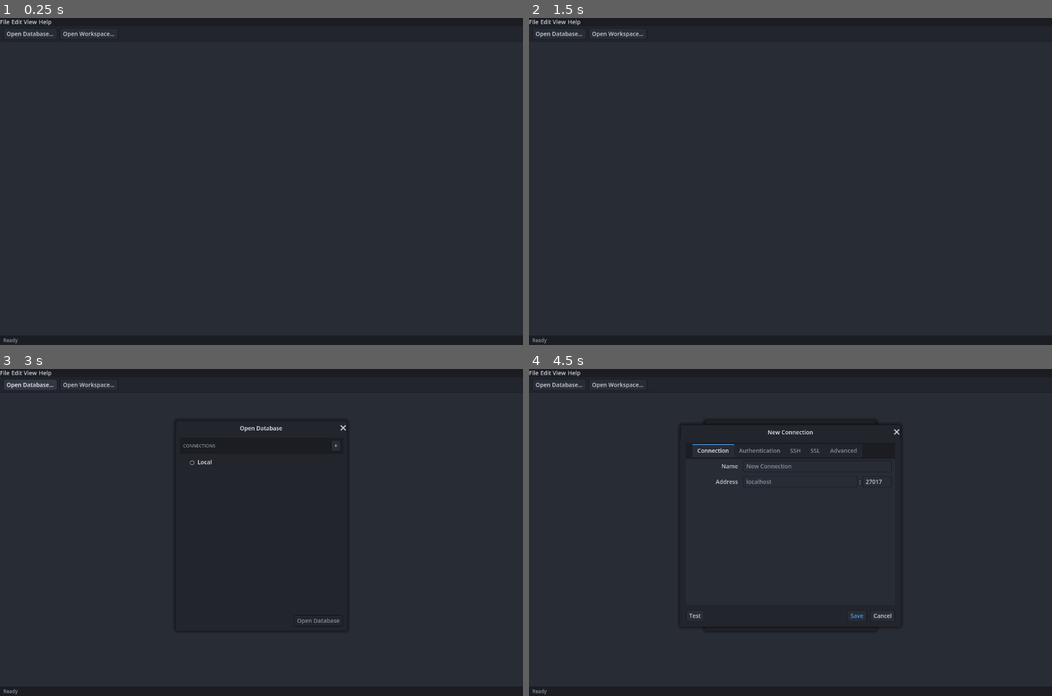
Above: before the commit, frames 1-4 (two rows, left to right).
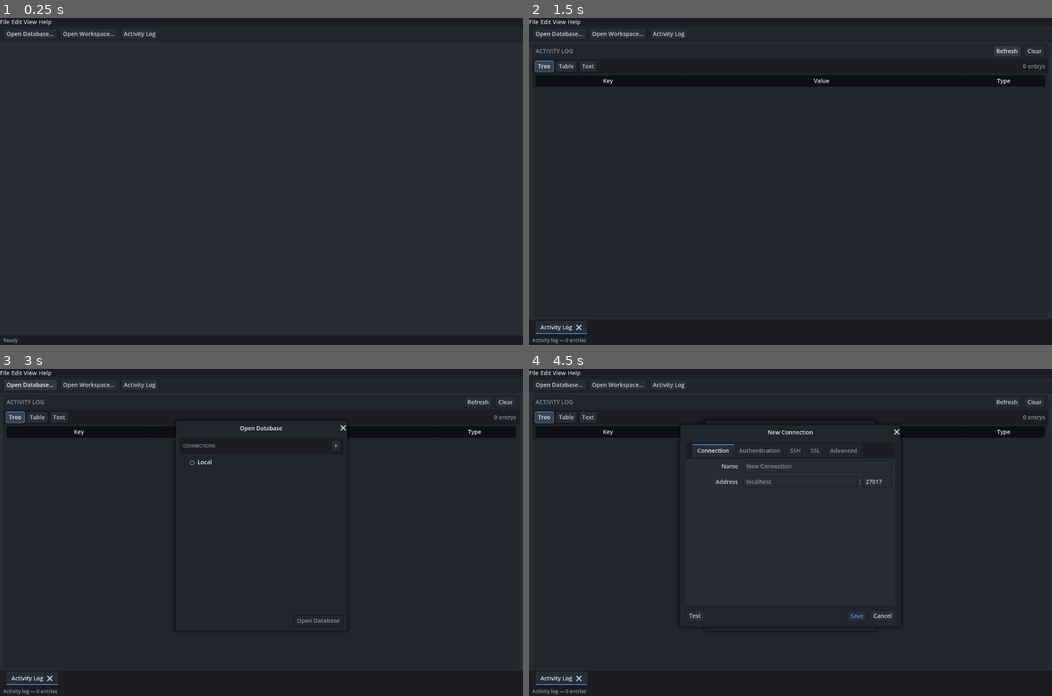
Above: after the commit, the same moments.

Repository: pierre-lehnen-rc/debris
Game: Godot game, scene res://source/ui/main.tscn
Two runs of this game, one before a commit and one after it. Both use one fixed random seed, a clock stepped at 60 frames per second and the inputs below.
Inputs (mouse positions are in pixels of both pictures, inside the frame that each line leads up to):
- Up to frame 1 (0.25 s): no input
- Up to frame 2 (1.5 s): click (670, 34) at 0.5 s, where only the run after the commit has a clickable "Activity Log"; click (1004, 50) at 1.25 s, where only the run after the commit has a clickable "Refresh"
- Up to frame 3 (3 s): click (507, 401) at 2 s, where only the run after the commit has a clickable "Clear"; click "Open Database…" at 2.75 s
- Up to frame 4 (4.5 s): click "Open Workspace…" at 3.5 s; click "+" at 4.25 s

The runs differ from the first frame. In frame 1, less than 0.1% of the frame differs, in the area x 23-30%, y 4-6%; in frame 2, 3.8%, in the area x 0-99%, y 4-100%; in frame 3, 2.7%; in frame 4, 2.3%.

Commit message:
Add an activity log tab recording every backend action
Record each MongoDB and Rocket.Chat call (action, target, result/error,
duration) in a new ActivityLog autoload at the request chokepoints, and
add a tab that reviews them through the same results view as queries.

Co-Authored-By: Claude Opus 4.7 <noreply@anthropic.com>

Diff:
--- a/client/project.godot
+++ b/client/project.godot
@@ -17,6 +17,7 @@
 
 [autoload]
 
+ActivityLog="*res://source/data/activity_log.gd"
 Backend="*res://source/data/backend.gd"
 RocketChat="*res://source/data/rocket_chat.gd"
 
--- /dev/null
+++ b/client/source/data/activity_log.gd
@@ -0,0 +1,58 @@
+extends Node
+
+## In-memory record of every action the app runs against a backend, so the user
+## can review what happened and what came back. Registered as the `ActivityLog`
+## autoload. Both data clients (Backend for MongoDB, RocketChat for the REST API)
+## call record() at their request chokepoints; the Activity Log tab renders the
+## entries and listens to entry_added for live updates.
+##
+## Each entry is a Dictionary shaped as:
+##   {
+##     time: String,     # local "HH:MM:SS" when the action completed
+##     source: String,   # "mongo" | "rocketchat"
+##     action: String,   # operation name, e.g. "find" or "GET /api/…"
+##     target: String,   # what it acted on, e.g. "mydb.users" or a URL path
+##     ok: bool,         # whether the call succeeded
+##     result: String,   # human summary of the payload ("28 results", …)
+##     error: String,    # error message when ok is false, else ""
+##     ms: int,          # wall-clock duration in milliseconds
+##   }
+
+## Emitted whenever a new entry is recorded, so open log tabs can append live.
+signal entry_added(entry: Dictionary)
+
+## Keep the log bounded; oldest entries are dropped once this is exceeded.
+const MAX_ENTRIES := 1000
+
+var _entries: Array = []
+
+
+## Append an action to the log. Callers supply everything except the timestamp,
+## which is stamped here so all entries share one clock. Missing keys are filled
+## with sensible defaults so partial dictionaries are safe.
+func record(entry: Dictionary) -> void:
+	var stamped := {
+		"time": Time.get_time_string_from_system(),
+		"source": entry.get("source", ""),
+		"action": entry.get("action", ""),
+		"target": entry.get("target", ""),
+		"ok": entry.get("ok", false),
+		"result": entry.get("result", ""),
+		"error": entry.get("error", ""),
+		"ms": entry.get("ms", 0),
+	}
+	_entries.append(stamped)
+	if _entries.size() > MAX_ENTRIES:
+		_entries = _entries.slice(_entries.size() - MAX_ENTRIES)
+	entry_added.emit(stamped)
+
+
+## All recorded entries, oldest first. Returns a copy so callers can reorder or
+## trim without disturbing the log.
+func entries() -> Array:
+	return _entries.duplicate()
+
+
+## Drop every recorded entry.
+func clear() -> void:
+	_entries.clear()
--- a/client/source/data/backend.gd
+++ b/client/source/data/backend.gd
@@ -145,6 +145,13 @@
 
 # Internals -------------------------------------------------------------------
 func _post(path: String, body: Dictionary) -> Dictionary:
+	var started := Time.get_ticks_msec()
+	var outcome := await _do_post(path, body)
+	_log(path, body, outcome, Time.get_ticks_msec() - started)
+	return outcome
+
+
+func _do_post(path: String, body: Dictionary) -> Dictionary:
 	var http := HTTPRequest.new()
 	http.timeout = REQUEST_TIMEOUT_SECONDS
 	add_child(http)
@@ -174,3 +181,38 @@
 	if parsed is Dictionary and parsed.get("error") is Dictionary:
 		message = parsed["error"].get("message", message)
 	return {"ok": false, "data": parsed, "error": message}
+
+
+## Record a completed MongoDB action in the shared ActivityLog. The action is the
+## endpoint name (path minus the "/api/" prefix); the target is the collection
+## (or database) the body addressed.
+func _log(path: String, body: Dictionary, outcome: Dictionary, ms: int) -> void:
+	var target: String = body.get("database", "")
+	if body.has("collection"):
+		target = "%s.%s" % [target, body["collection"]]
+	ActivityLog.record({
+		"source": "mongo",
+		"action": path.trim_prefix("/api/"),
+		"target": target,
+		"ok": outcome.get("ok", false),
+		"result": _summarize(outcome.get("data")) if outcome.get("ok", false) else "",
+		"error": outcome.get("error", ""),
+		"ms": ms,
+	})
+
+
+## Human-readable summary of a response payload for the log: arrays report their
+## length, count-style objects report the number they carry, other objects count
+## as one result, and null/empty as none.
+func _summarize(data: Variant) -> String:
+	if data is Array:
+		var n: int = data.size()
+		return "%d result%s" % [n, "" if n == 1 else "s"]
+	if data is Dictionary:
+		for key in ["count", "deletedCount", "modifiedCount", "insertedCount", "matchedCount"]:
+			if data.has(key):
+				return "%s: %s" % [key, data[key]]
+		return "1 result"
+	if data == null:
+		return "no result"
+	return "1 result"
--- a/client/source/data/rocket_chat.gd
+++ b/client/source/data/rocket_chat.gd
@@ -34,6 +34,34 @@
 
 # Internals -------------------------------------------------------------------
 func _request(
+	workspace: Dictionary, method: int, path: String, query: Dictionary, body: Dictionary
+) -> Dictionary:
+	var started := Time.get_ticks_msec()
+	var outcome := await _do_request(workspace, method, path, query, body)
+	ActivityLog.record({
+		"source": "rocketchat",
+		"action": _method_name(method),
+		"target": path,
+		"ok": outcome.get("ok", false),
+		"result": "HTTP %d" % outcome.get("status", 0) if outcome.get("ok", false) else "",
+		"error": outcome.get("error", ""),
+		"ms": Time.get_ticks_msec() - started,
+	})
+	return outcome
+
+
+## Turn an HTTPClient.METHOD_* constant into its HTTP verb for the log.
+func _method_name(method: int) -> String:
+	match method:
+		HTTPClient.METHOD_GET: return "GET"
+		HTTPClient.METHOD_POST: return "POST"
+		HTTPClient.METHOD_PUT: return "PUT"
+		HTTPClient.METHOD_DELETE: return "DELETE"
+		HTTPClient.METHOD_PATCH: return "PATCH"
+		_: return "HTTP"
+
+
+func _do_request(
 	workspace: Dictionary, method: int, path: String, query: Dictionary, body: Dictionary
 ) -> Dictionary:
 	var base := _base_url(workspace)
--- /dev/null
+++ b/client/source/ui/log/activity_log_tab.gd
@@ -0,0 +1,69 @@
+class_name ActivityLogTab
+extends VBoxContainer
+
+## A read-only view of the app's action history. Every MongoDB and Rocket.Chat
+## call is recorded in the ActivityLog autoload; this tab renders those entries
+## through the same ResultsView the query tabs use (newest first), so the user
+## reviews logs exactly like they review query results. It refreshes live as new
+## actions run, and offers Clear to empty the log.
+## Layout lives in activity_log_tab.tscn.
+
+signal status_changed(text: String)
+
+@onready var _toolbar: PanelContainer = %Toolbar
+@onready var _title: Label = %Title
+@onready var _results: ResultsView = %Results
+
+
+func _ready() -> void:
+	_apply_style()
+	# The log isn't paginated Mongo data; it's a flat, bounded list.
+	_results.set_pagination_enabled(false)
+	_results.set_item_noun("entry")
+	ActivityLog.entry_added.connect(_on_entry_added)
+	_refresh()
+
+
+func tab_title() -> String:
+	return "Activity Log"
+
+
+## Exposes the results view so callers can drive its view mode if needed.
+func results() -> ResultsView:
+	return _results
+
+
+func _apply_style() -> void:
+	var sb := AppTheme._flat(AppTheme.BG_DARK, 0)
+	sb.content_margin_left = 8
+	sb.content_margin_right = 8
+	sb.content_margin_top = 5
+	sb.content_margin_bottom = 5
+	_toolbar.add_theme_stylebox_override("panel", sb)
+	_title.add_theme_color_override("font_color", AppTheme.TEXT_DIM)
+
+
+## Reload the whole page from the log, newest first.
+func _refresh() -> void:
+	var entries := ActivityLog.entries()
+	entries.reverse()
+	_results.show_page(entries)
+	status_changed.emit("Activity log — %d entr%s" % [
+		entries.size(), "y" if entries.size() == 1 else "ies",
+	])
+
+
+# Wired in activity_log_tab.tscn ----------------------------------------------
+func _on_refresh_pressed() -> void:
+	_refresh()
+
+
+func _on_clear_pressed() -> void:
+	ActivityLog.clear()
+	_refresh()
+
+
+## A new action was logged while this tab is open — re-render so it appears
+## without the user having to refresh by hand.
+func _on_entry_added(_entry: Dictionary) -> void:
+	_refresh()
--- /dev/null
+++ b/client/source/ui/log/activity_log_tab.tscn
@@ -0,0 +1,40 @@
+[gd_scene format=3]
+
+[ext_resource type="Script" path="res://source/ui/log/activity_log_tab.gd" id="1_altab"]
+[ext_resource type="PackedScene" path="res://source/ui/database/results_view.tscn" id="2_res"]
+
+[node name="ActivityLogTab" type="VBoxContainer"]
+theme_override_constants/separation = 0
+script = ExtResource("1_altab")
+
+[node name="Toolbar" type="PanelContainer" parent="."]
+unique_name_in_owner = true
+layout_mode = 2
+
+[node name="Row" type="HBoxContainer" parent="Toolbar"]
+layout_mode = 2
+theme_override_constants/separation = 8
+
+[node name="Title" type="Label" parent="Toolbar/Row"]
+unique_name_in_owner = true
+layout_mode = 2
+size_flags_horizontal = 3
+text = "ACTIVITY LOG"
+
+[node name="RefreshBtn" type="Button" parent="Toolbar/Row"]
+layout_mode = 2
+focus_mode = 0
+text = "Refresh"
+
+[node name="ClearBtn" type="Button" parent="Toolbar/Row"]
+layout_mode = 2
+focus_mode = 0
+text = "Clear"
+
+[node name="Results" parent="." instance=ExtResource("2_res")]
+unique_name_in_owner = true
+layout_mode = 2
+size_flags_vertical = 3
+
+[connection signal="pressed" from="Toolbar/Row/RefreshBtn" to="." method="_on_refresh_pressed"]
+[connection signal="pressed" from="Toolbar/Row/ClearBtn" to="." method="_on_clear_pressed"]
--- a/client/source/ui/main.gd
+++ b/client/source/ui/main.gd
@@ -10,6 +10,7 @@
 
 const DATABASE_TAB_SCENE := preload("res://source/ui/database/database_tab.tscn")
 const WORKSPACE_TAB_SCENE := preload("res://source/ui/workspace/workspace_tab.tscn")
+const ACTIVITY_LOG_TAB_SCENE := preload("res://source/ui/log/activity_log_tab.tscn")
 
 @onready var _background: ColorRect = %Background
 @onready var _file_menu: PopupMenu = %File
@@ -90,6 +91,24 @@
 	return tab
 
 
+# Activity log tab ------------------------------------------------------------
+## Open the activity log, or focus it if it's already open (only one is useful).
+func _open_activity_log_tab() -> void:
+	for i in _tabs.get_tab_count():
+		if _tabs.get_tab_control(i) is ActivityLogTab:
+			_tabs.current_tab = i
+			return
+	var tab: ActivityLogTab = ACTIVITY_LOG_TAB_SCENE.instantiate()
+	tab.status_changed.connect(_on_status_changed)
+	tab.name = "log_%d" % _tab_counter
+	_tab_counter += 1
+	_tabs.add_child(tab)
+	var index := _tabs.get_tab_count() - 1
+	_tabs.set_tab_title(index, tab.tab_title())
+	_tabs.current_tab = index
+	_status_label.text = "Opened activity log"
+
+
 func _on_tab_close_pressed(tab_index: int) -> void:
 	var control := _tabs.get_tab_control(tab_index)
 	if control == null:
@@ -148,6 +167,8 @@
 			_open_picker()
 		2:  # Open Workspace…
 			_open_workspace_picker()
+		4:  # Activity Log
+			_open_activity_log_tab()
 		3:  # Quit
 			get_tree().quit()
 
@@ -182,6 +203,8 @@
 	_file_menu.add_item("Open Database…", 1)
 	_file_menu.add_item("Open Workspace…", 2)
 	_file_menu.add_separator()
+	_file_menu.add_item("Activity Log", 4)
+	_file_menu.add_separator()
 	_file_menu.add_item("Quit", 3)
 
 	_edit_menu.add_item("Copy", 0)
--- a/client/source/ui/main.tscn
+++ b/client/source/ui/main.tscn
@@ -64,6 +64,12 @@
 focus_mode = 0
 text = "Open Workspace…"
 
+[node name="ActivityLogBtn" type="Button" parent="Box/Toolbar/Row"]
+unique_name_in_owner = true
+layout_mode = 2
+focus_mode = 0
+text = "Activity Log"
+
 [node name="MainTabs" type="TabContainer" parent="Box"]
 unique_name_in_owner = true
 layout_mode = 2
@@ -90,6 +96,7 @@
 
 [connection signal="pressed" from="Box/Toolbar/Row/OpenDbBtn" to="." method="_open_picker"]
 [connection signal="pressed" from="Box/Toolbar/Row/OpenWsBtn" to="." method="_open_workspace_picker"]
+[connection signal="pressed" from="Box/Toolbar/Row/ActivityLogBtn" to="." method="_open_activity_log_tab"]
 [connection signal="id_pressed" from="Box/MenuBar/File" to="." method="_on_file_menu"]
 [connection signal="saved" from="ConnectionDialog" to="." method="_on_connection_saved"]
 [connection signal="updated" from="ConnectionDialog" to="." method="_on_connection_updated"]
Not shown, added: client/source/data/activity_log.gd.uid
Not shown, added: client/source/ui/log/activity_log_tab.gd.uid
